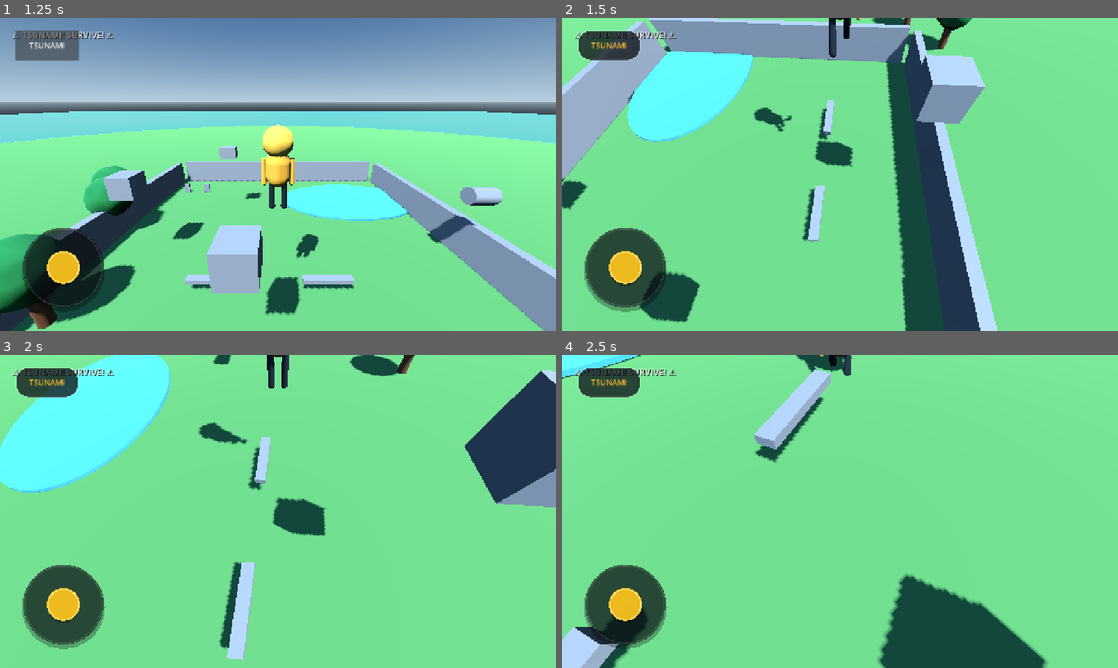
Above: before the commit, frames 1-4 (two rows, left to right).
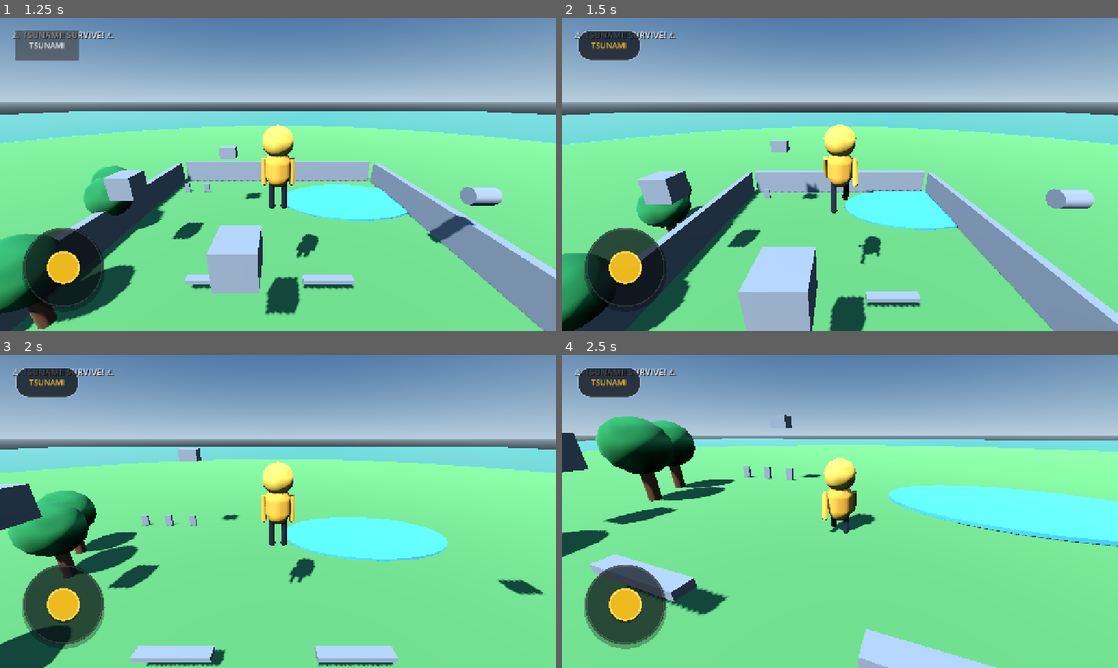
Above: after the commit, the same moments.

Repository: manojoffl-git/chaos-island-build
Game: Godot game, scene res://scenes/Main.tscn
The game is run twice, just before and just after one commit, with the same random seed, the same clock (stepped at 60 frames per second) and the same inputs.
Inputs (mouse positions are in pixels of both pictures, inside the frame that each line leads up to):
- Up to frame 1 (1.25 s): click "TSUNAMI" at 0.5 s
- Up to frame 2 (1.5 s): tap Enter at 1.25 s; move the mouse to (867, 174) at 1.27 s; hold W (move_forward) from 1.28 s (still down); tap E (grab) at 1.35 s; click (867, 174) at 1.42 s
- Up to frame 3 (2 s): keep holding W (move_forward); tap Space (jump) at 1.52 s
- Up to frame 4 (2.5 s): keep holding W (move_forward); move the mouse to (812, 511) at 2.02 s; tap R (throw) at 2.1 s; click (812, 511) at 2.17 s; tap Space (jump) at 2.27 s

Frame 1 is identical in both runs. In frame 2, 64% of the frame differs, in the area x 0-100%, y 0-100%; in frame 3, 54%; in frame 4, 54%.

Commit message:
Fix mobile camera touch handling

Diff:
--- a/scripts/mobile_camera_touch.gd
+++ b/scripts/mobile_camera_touch.gd
@@ -6,24 +6,24 @@
 var last_position: Vector2 = Vector2.ZERO
 
 func _ready() -> void:
-	# Do not consume mouse input on PC. Touch is handled through _unhandled_input.
-	mouse_filter = Control.MOUSE_FILTER_IGNORE
+	# This control only handles finger input. PC mouse input is handled globally by Player.
+	mouse_filter = Control.MOUSE_FILTER_STOP
 
-func _unhandled_input(event: InputEvent) -> void:
+func _gui_input(event: InputEvent) -> void:
 	if event is InputEventScreenTouch:
 		var touch: InputEventScreenTouch = event
-		if touch.pressed and touch_id == -1 and get_global_rect().has_point(touch.position):
+		if touch.pressed and touch_id == -1:
 			touch_id = touch.index
 			last_position = touch.position
-			get_viewport().set_input_as_handled()
+			accept_event()
 		elif not touch.pressed and touch.index == touch_id:
 			touch_id = -1
 			look_changed.emit(Vector2.ZERO)
-			get_viewport().set_input_as_handled()
+			accept_event()
 	elif event is InputEventScreenDrag:
 		var drag: InputEventScreenDrag = event
 		if drag.index == touch_id:
 			var delta: Vector2 = drag.position - last_position
 			last_position = drag.position
 			look_changed.emit(delta)
-			get_viewport().set_input_as_handled()
+			accept_event()
